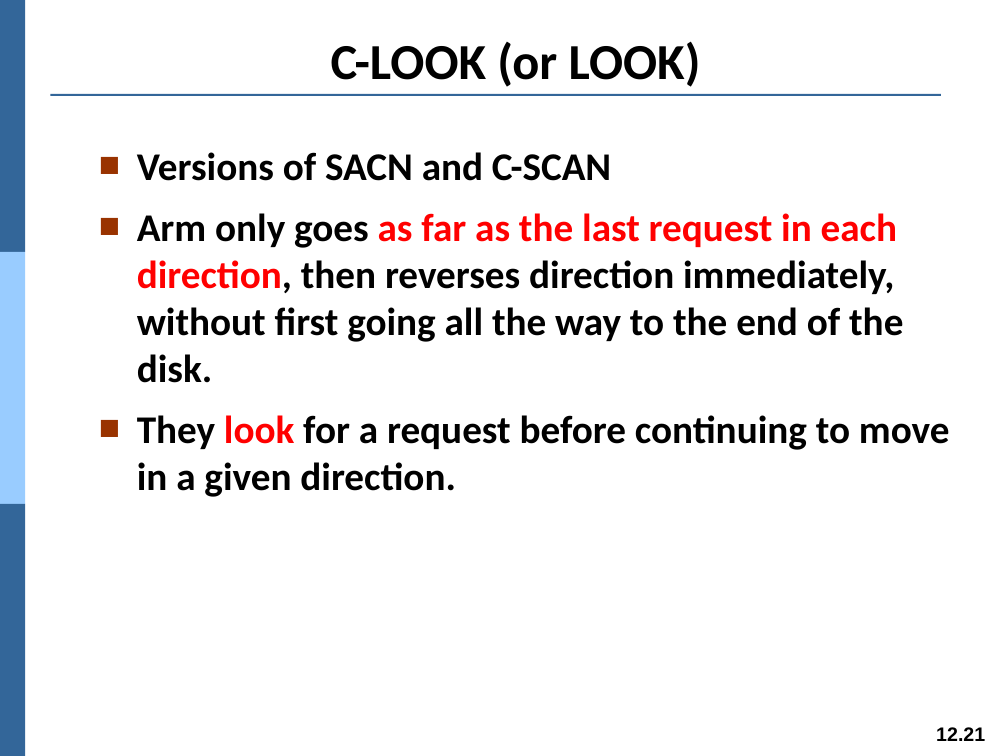
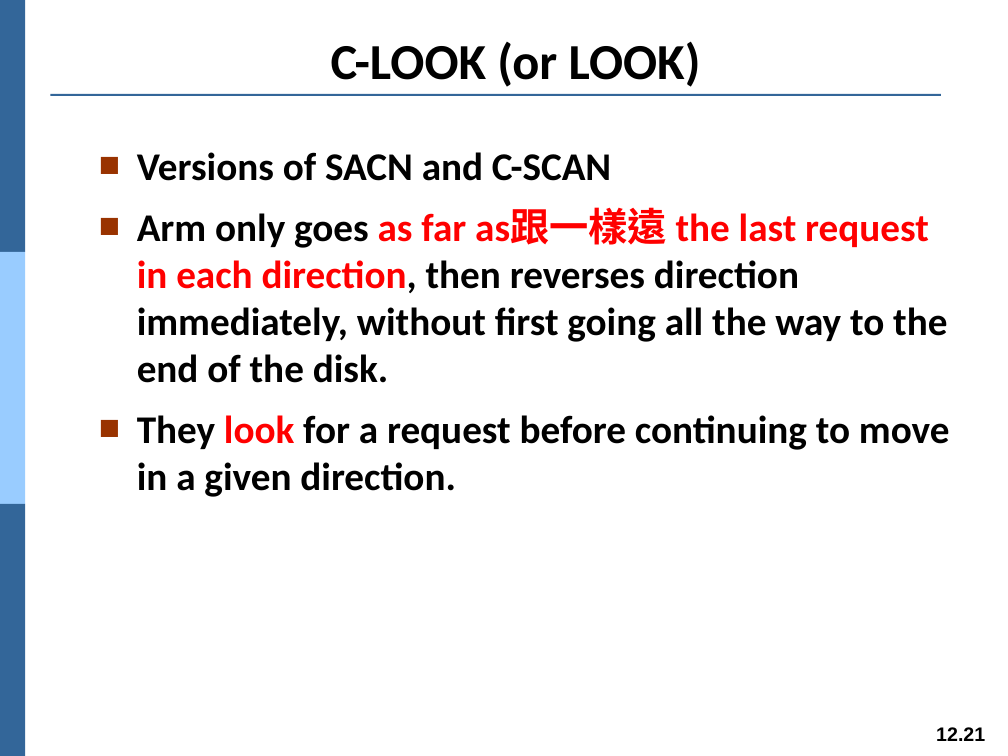
Before and after one commit to Yang09701194/OS_Learning, a slide deck: slide 21 of ch12.pptx. Drawn at 1008x756 pixels with LibreOffice and Linux fonts; fonts in the diff are those of the drawing. Boxes give left, top, right and bottom in pixels: in the first picture for what was removed or moved away, otherwise in the second. Text is boxed around its words. In the diff, an @@ line names an element or a change of style, - is before the commit and + after.

```diff
--- a/ch12.pptx
+++ b/ch12.pptx
@@ text at <box>137,208,947,383</box>: text changed @@
-■ Arm only goes as far as the last request in each direction, then reverses direction immediately, without first going all the way to the end of the disk.
+■ Arm only goes as far as跟一樣遠 the last request in each direction, then reverses direction immediately, without first going all the way to the end of the disk.
```
Also in this commit, not shown: 16 other slides changed.
